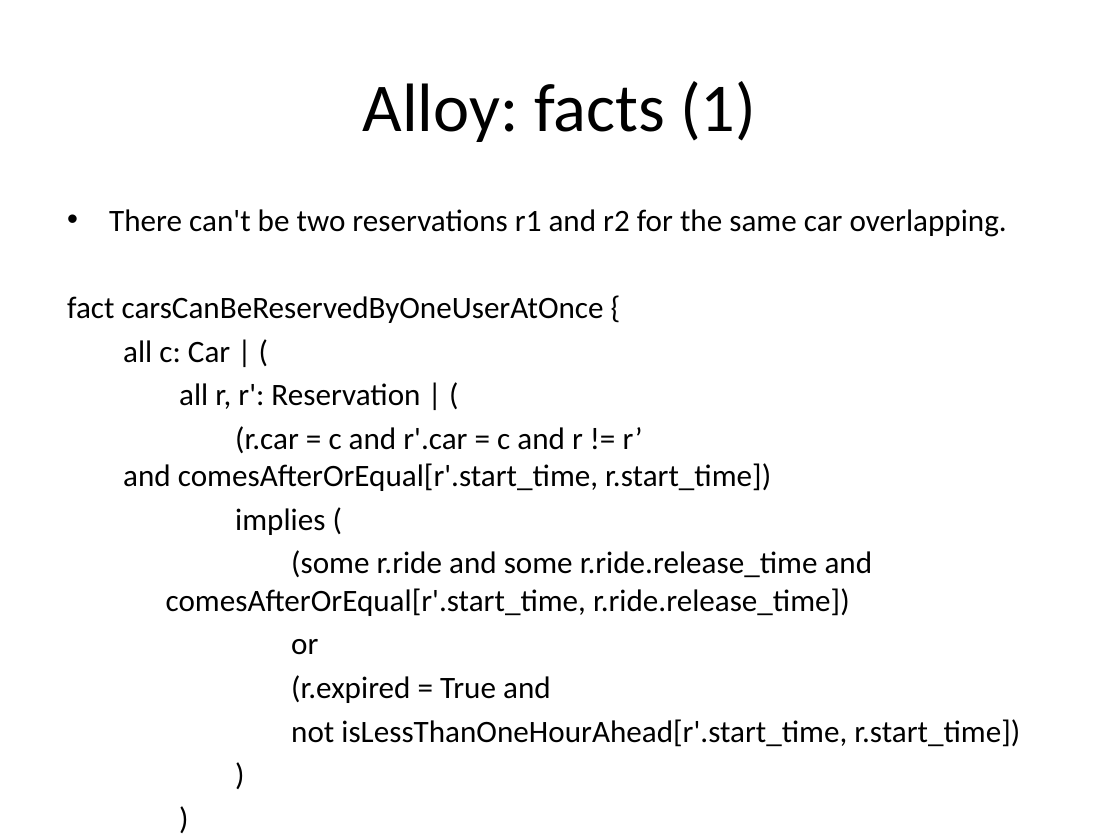
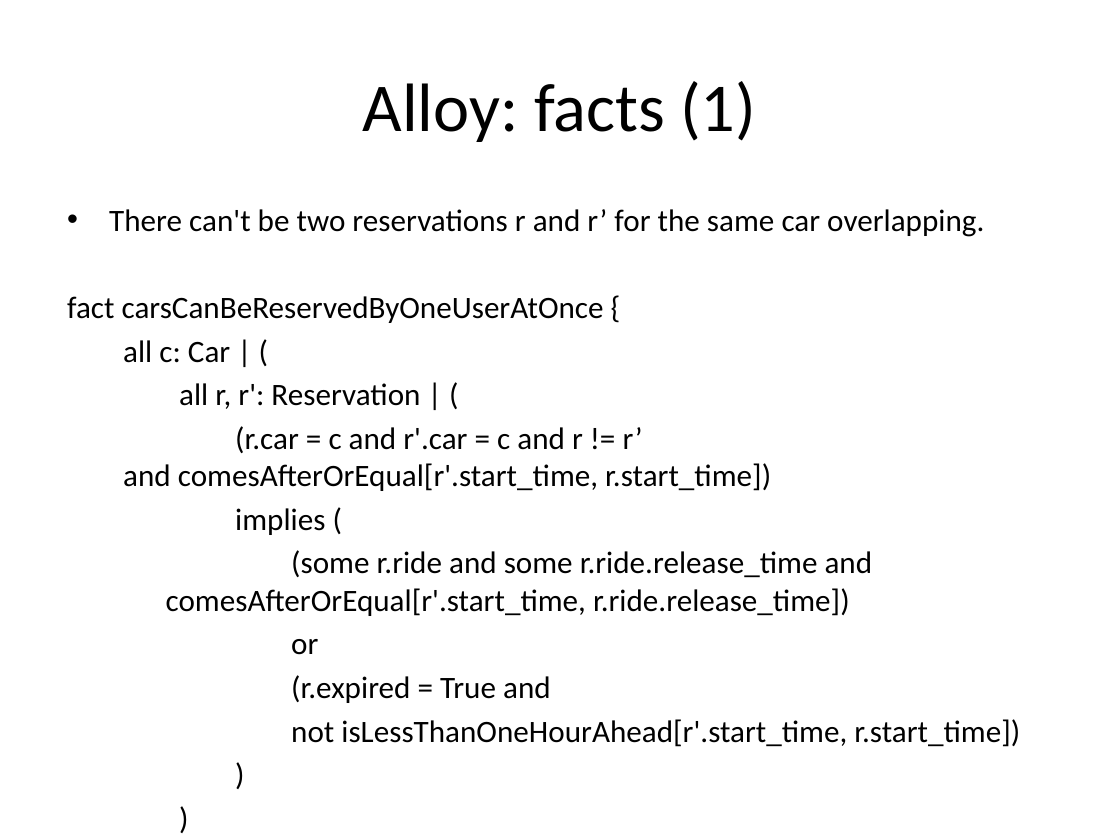
Before and after one commit to cattaneo-riccardo/PowerEnjoy, a slide deck: slide 25 of RASD/presentation/RASD_presentation.pptx. Drawn at 1120x840 pixels with LibreOffice and Linux fonts; fonts in the diff are those of the drawing. Boxes give left, top, right and bottom in pixels: in the first picture for what was removed or moved away, otherwise in the second. Text is boxed around its words. In the diff, an @@ line names an element or a change of style, - is before the commit and + after.

```diff
--- a/RASD/presentation/RASD_presentation.pptx
+++ b/RASD/presentation/RASD_presentation.pptx
@@ text at box(109, 209, 984, 237): text changed @@
-• There can't be two reservations r1 and r2 for the same car overlapping.
+• There can't be two reservations r and r’ for the same car overlapping.
```
Also in this commit, not shown: 4 other slides changed.
